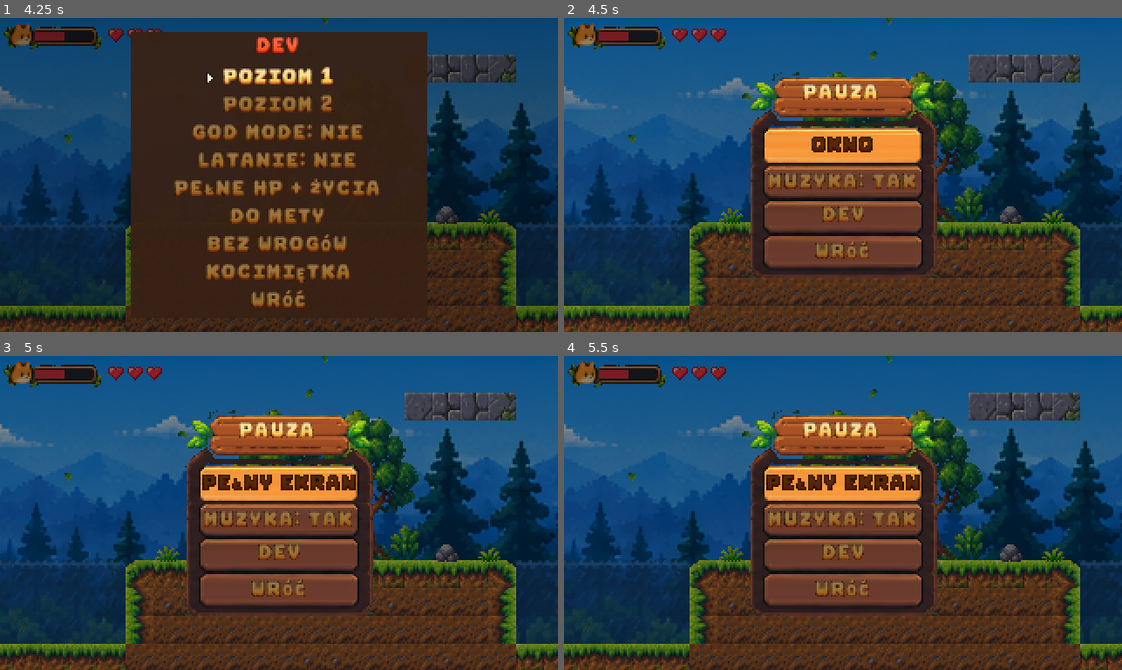
Above: before the commit, frames 1-4 (two rows, left to right).
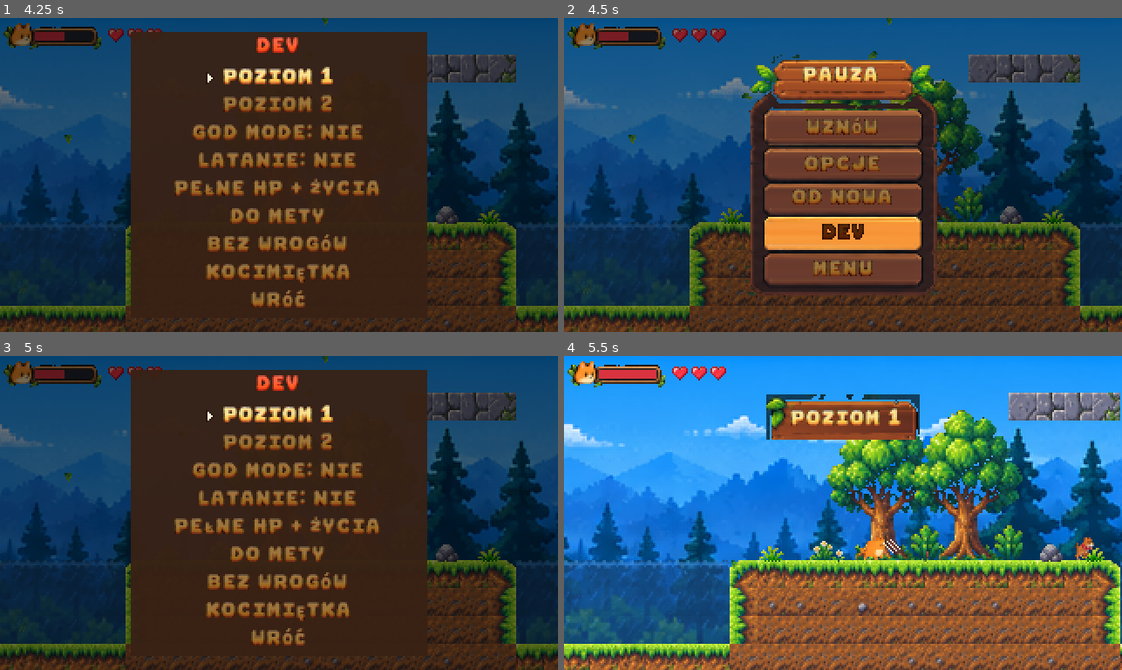
Above: after the commit, the same moments.

Repository: leksa-dev/cat-platformer
Game: Godot game, scene res://scenes/ui/main_menu.tscn
The game is run twice, just before and just after one commit, with the same random seed, the same clock (stepped at 60 frames per second) and the same inputs.
Inputs:
- Up to frame 1 (4.25 s): tap Enter (ui_accept) at 0.5 s; hold J (attack) 0.53-1.28 s; hold D (right) 0.53-2.03 s; tap Space (jump) at 0.77, 1.52, 3.02, 3.77 s; tap Shift (dash) at 1.35 s; hold A (left) 2.03-2.78 s; tap K (fart) at 2.1 s; hold D (right) from 2.78 s (still down); tap X at 2.85 s; tap C at 3.6 s; tap F1 (dev) at 4.15 s
- Up to frame 2 (4.5 s): release D (right) at 4.28 s; hold A (left) from 4.28 s (still down); tap P at 4.35 s
- Up to frame 3 (5 s): keep holding A (left); tap Space (jump) at 4.52 s; tap F (fullscreen) at 4.9 s
- Up to frame 4 (5.5 s): tap Enter (ui_accept) at 5 s; release A (left) at 5.03 s; hold D (right) from 5.03 s (still down); hold J (attack) from 5.03 s (still down)

Frame 1 is identical in both runs. In frame 2, 18% of the frame differs, in the area x 32-67%, y 11-89%; in frame 3, 58%; in frame 4, 96%, in the area x 0-100%, y 0-100%.

Commit message:
Pause menu: DEV on the main list; music off by default
The pause panel art has 4 planks, so a copy of one is inserted for a
5-item list: WZNÓW, OPCJE, OD NOWA, DEV, MENU. Music starts off and is
switched on in OPCJE.

Co-Authored-By: Claude Opus 5.5 <noreply@anthropic.com>
Claude-Session: https://claude.ai/code/session_011nTXPMpz8sabEPGxZfve52

Diff:
--- a/scenes/ui/hud.tscn
+++ b/scenes/ui/hud.tscn
@@ -2,7 +2,7 @@
 
 [ext_resource type="Script" path="res://scenes/ui/hud.gd" id="1_hud"]
 [ext_resource type="Texture2D" path="res://assets/game/hp_frame.png" id="2_frame"]
-[ext_resource type="Texture2D" path="res://assets/game/ui/pause_panel.png" id="3_panel"]
+[ext_resource type="Texture2D" path="res://assets/game/ui/pause_panel5.png" id="3_panel"]
 [ext_resource type="Texture2D" path="res://assets/game/ui/button_hi.png" id="4_hi"]
 [ext_resource type="Texture2D" path="res://assets/game/ui/dialog.png" id="5_dialog"]
 [ext_resource type="Texture2D" path="res://assets/game/ui/banner.png" id="6_banner"]
@@ -103,9 +103,9 @@
 
 [node name="Panel" type="TextureRect" parent="Pause"]
 offset_left = 104
-offset_top = 31
+offset_top = 21
 offset_right = 215
-offset_bottom = 149
+offset_bottom = 159
 texture = ExtResource("3_panel")
 
 [node name="Highlight" type="TextureRect" parent="Pause/Panel"]
@@ -145,9 +145,16 @@
 
 [node name="Item3" type="Label" parent="Pause/Panel"]
 offset_left = 12
-offset_top = 95
+offset_top = 94
 offset_right = 101
-offset_bottom = 111
+offset_bottom = 110
+horizontal_alignment = 1
+
+[node name="Item4" type="Label" parent="Pause/Panel"]
+offset_left = 12
+offset_top = 115
+offset_right = 101
+offset_bottom = 131
 horizontal_alignment = 1
 
 [node name="Dev" type="Control" parent="."]
--- a/scenes/ui/pause.gd
+++ b/scenes/ui/pause.gd
@@ -1,7 +1,7 @@
 extends "res://scenes/ui/menu_list.gd"
-# Pause menu (Esc / P / Options): WZNÓW, OPCJE, OD NOWA, MENU. The orange plank marks the choice.
+# Pause menu (Esc / P / Options): WZNÓW, OPCJE, OD NOWA, DEV, MENU. The orange plank marks the choice.
 
-const BUTTONS_Y := [42, 63, 82, 103]  # button centres in pause_panel.png (layout.json)
+const BUTTONS_Y := [42, 63, 82, 102, 123]  # button centres in pause_panel5.png (4-plank art + one copied plank)
 
 var _in_options := false
 
@@ -55,21 +55,22 @@
 
 func back_from_dev() -> void:
 	visible = true
-	_show_options()
+	_show_main()
+	select(3)
 
 
 func _show_main() -> void:
 	_in_options = false
-	_set_items(["WZNÓW", "OPCJE", "OD NOWA", "MENU"])  # "MENU GŁÓWNE" doesn't fit the plank
+	_set_items(["WZNÓW", "OPCJE", "OD NOWA", "DEV", "MENU"])  # "MENU GŁÓWNE" doesn't fit the plank
 
 
 func _show_options() -> void:
 	_in_options = true
-	_set_items([fullscreen_text(), music_text(), "DEV", "WRÓĆ"])
+	_set_items([fullscreen_text(), music_text(), "WRÓĆ"])
 
 
 func _set_items(texts: Array) -> void:
-	var labels := [$Panel/Item0, $Panel/Item1, $Panel/Item2, $Panel/Item3]
+	var labels := [$Panel/Item0, $Panel/Item1, $Panel/Item2, $Panel/Item3, $Panel/Item4]
 	items.clear()
 	for i in labels.size():
 		labels[i].text = texts[i] if i < texts.size() else ""
@@ -94,8 +95,7 @@
 				Game.toggle_music()
 				$Panel/Item1.text = music_text()
 				select(1)
-			2: _open_dev()
-			3: _show_main()
+			2: _show_main()
 		return
 	match index:
 		0: _close()
@@ -103,6 +103,7 @@
 		2:
 			_close()
 			get_tree().reload_current_scene()
-		3:
+		3: _open_dev()
+		4:
 			visible = false
 			Game.go_to_menu()
--- a/scripts/game.gd
+++ b/scripts/game.gd
@@ -11,7 +11,7 @@
 # dev menu toggles (persist across level reloads)
 var god_mode := false
 var fly_mode := false
-var music_on := true
+var music_on := false  # off by default; OPCJE > MUZYKA turns it on
 var checkpoint := Vector2.INF  # respawn point in the current level; INF = level start
 
 const AUDIO := "res://assets/game/audio/%s.wav"
Binary file added: assets/game/ui/pause_panel5.png
Not shown, added: assets/game/ui/pause_panel5.png.import
